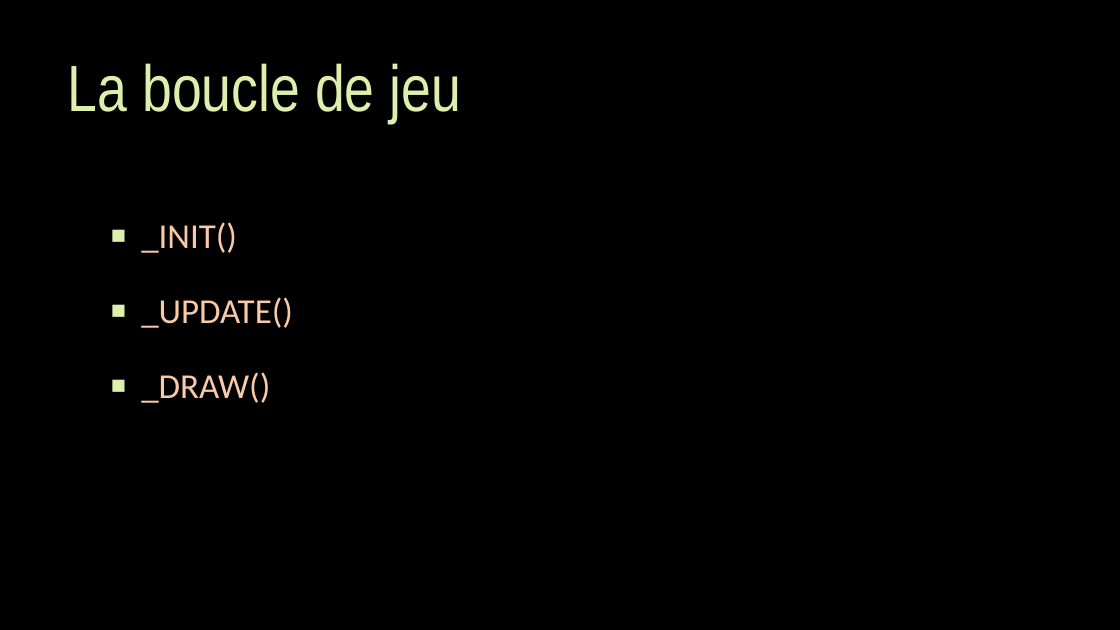
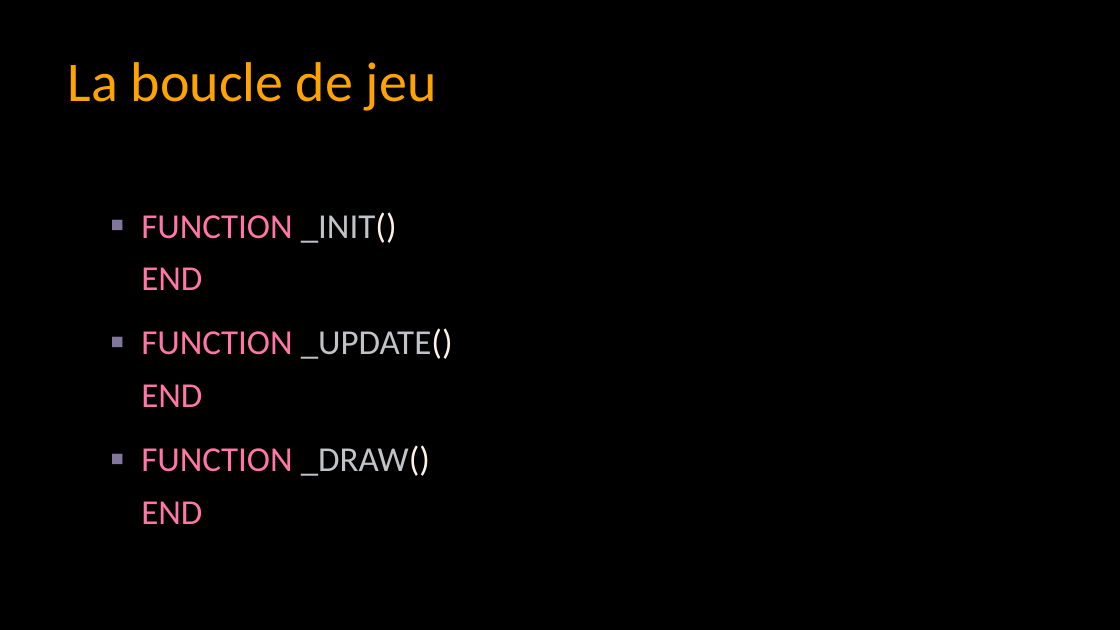
Before and after one commit to samhocevar/cookie-party-pico8-workshop, a slide deck: slide 20 of pico8-workshop.pptx (slide 2 before the commit). Drawn at 1120x630 pixels with LibreOffice and Linux fonts; fonts in the diff are those of the drawing; background and template pictures are left out. Boxes give left, top, right and bottom in pixels: in the first picture for what was removed or moved away, otherwise in the second. Text is boxed around its words. In the diff, an @@ line names an element or a change of style, - is before the commit and + after.

```diff
--- a/pico8-workshop.pptx
+++ b/pico8-workshop.pptx
@@ title "La boucle de jeu" at bbox=[68, 62, 437, 111]: size 56 to 48 pt, font Arial Narrow to Calibri, text colour #DEEEAD to #FFA300 @@
@@ text at bbox=[141, 212, 453, 524]: text changed; text colour #F9CAA7 to #FF76A7 @@
-▪ _INIT()
-▪ _UPDATE()
-▪ _DRAW()
+▪ FUNCTION _INIT()
+  END
+▪ FUNCTION _UPDATE()
+  END
+▪ FUNCTION _DRAW()
+  END
```
Also in this commit, not shown: 3 other slides changed, 22 slides added, 1 other file.
